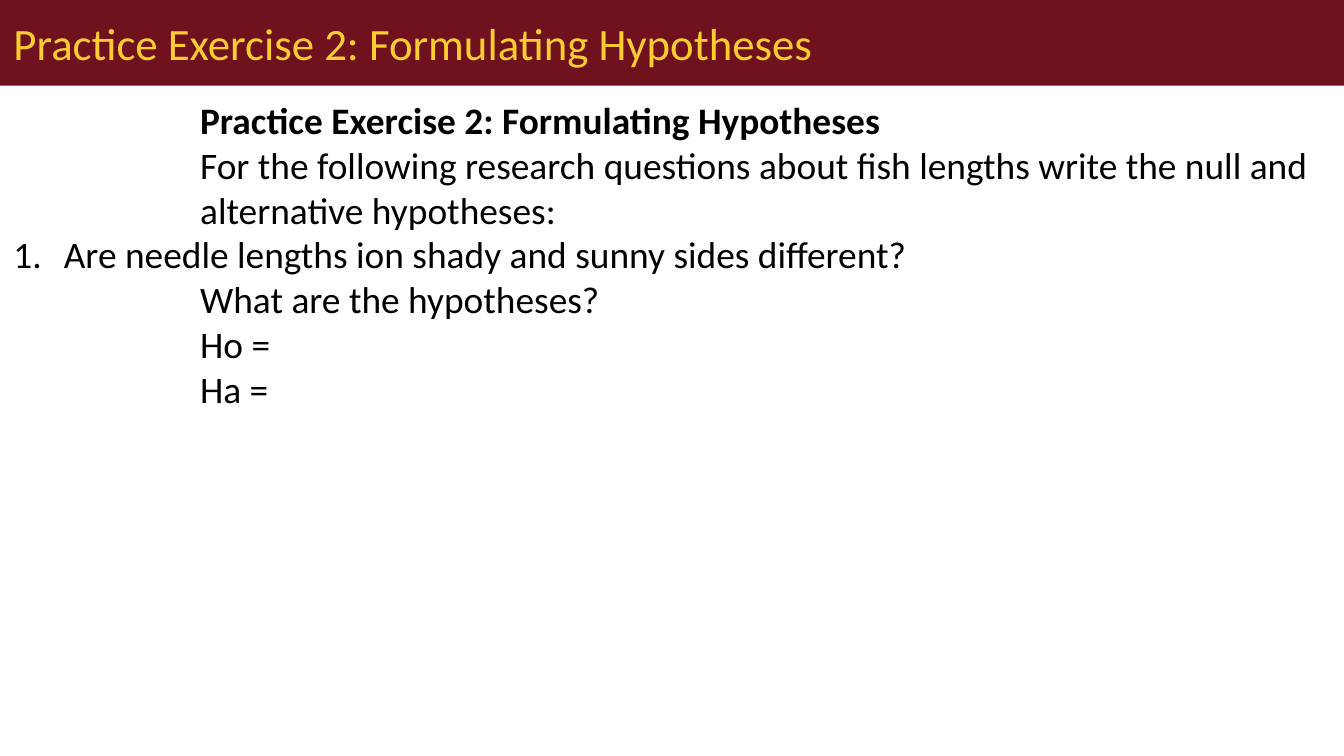
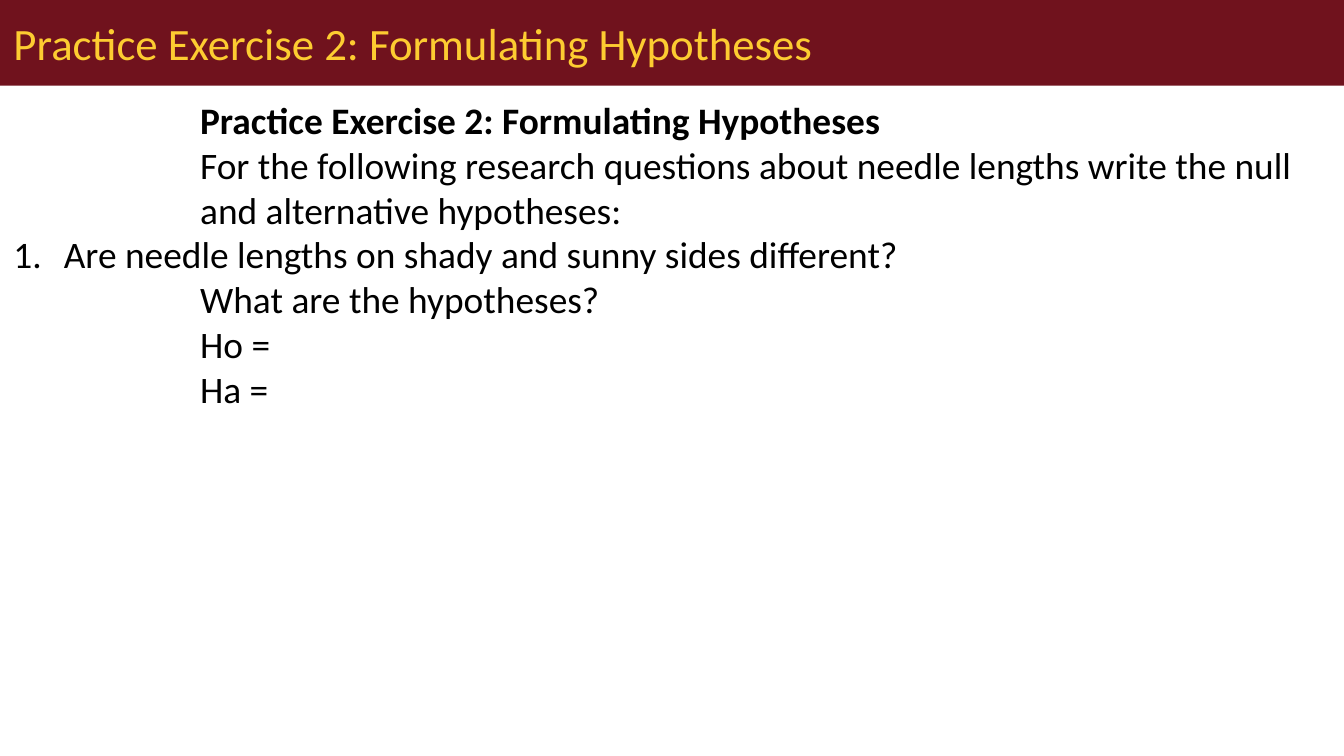
Before and after one commit to wlperry/umd_biostats, a slide deck: slide 21 of docs/ecostats_lectures/lecture_05/05_01_lecture_powerpoint.pptx (slide 22 before the commit). Drawn at 1344x756 pixels with LibreOffice and Linux fonts; fonts in the diff are those of the drawing. Boxes give left, top, right and bottom in pixels: in the first picture for what was removed or moved away, otherwise in the second. Text is boxed around its words. In the diff, an @@ line names an element or a change of style, - is before the commit and + after.

```diff
--- a/docs/ecostats_lectures/lecture_05/05_01_lecture_powerpoint.pptx
+++ b/docs/ecostats_lectures/lecture_05/05_01_lecture_powerpoint.pptx
@@ text at (64,153,1291,275): text changed @@
-For the following research questions about fish lengths write the null and alternative hypotheses:
-1. Are needle lengths ion shady and sunny sides different?
+For the following research questions about needle lengths write the null and alternative hypotheses:
+1. Are needle lengths on shady and sunny sides different?
```
Also in this commit, not shown: 20 other slides changed, 1 slide removed, 22 other files.
